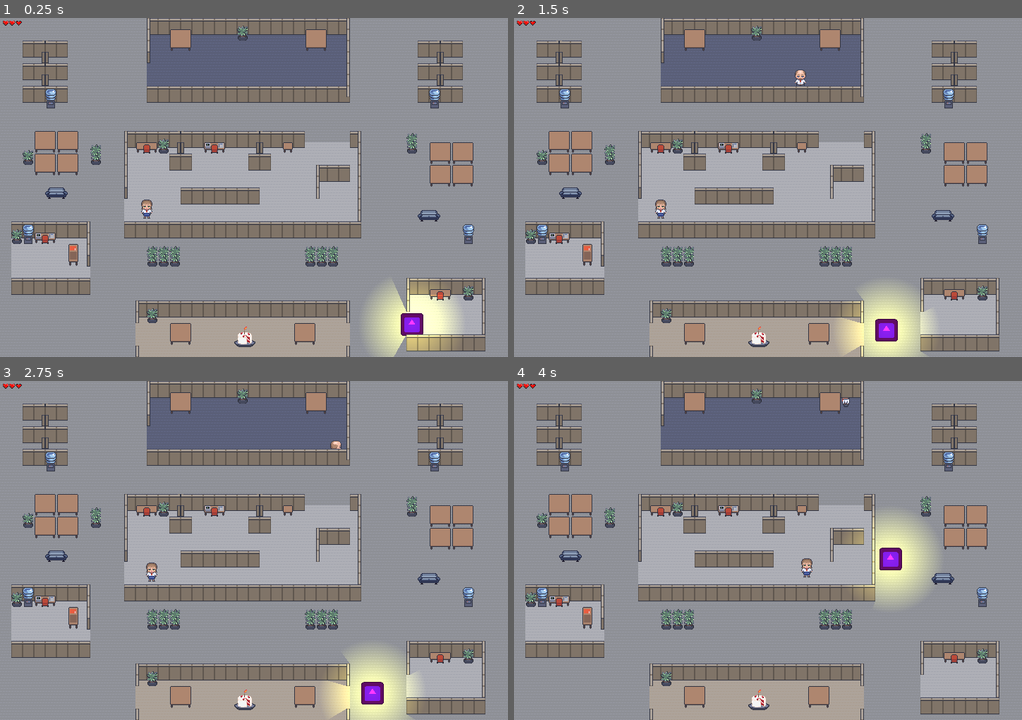
Above: before the commit, frames 1-4 (two rows, left to right).
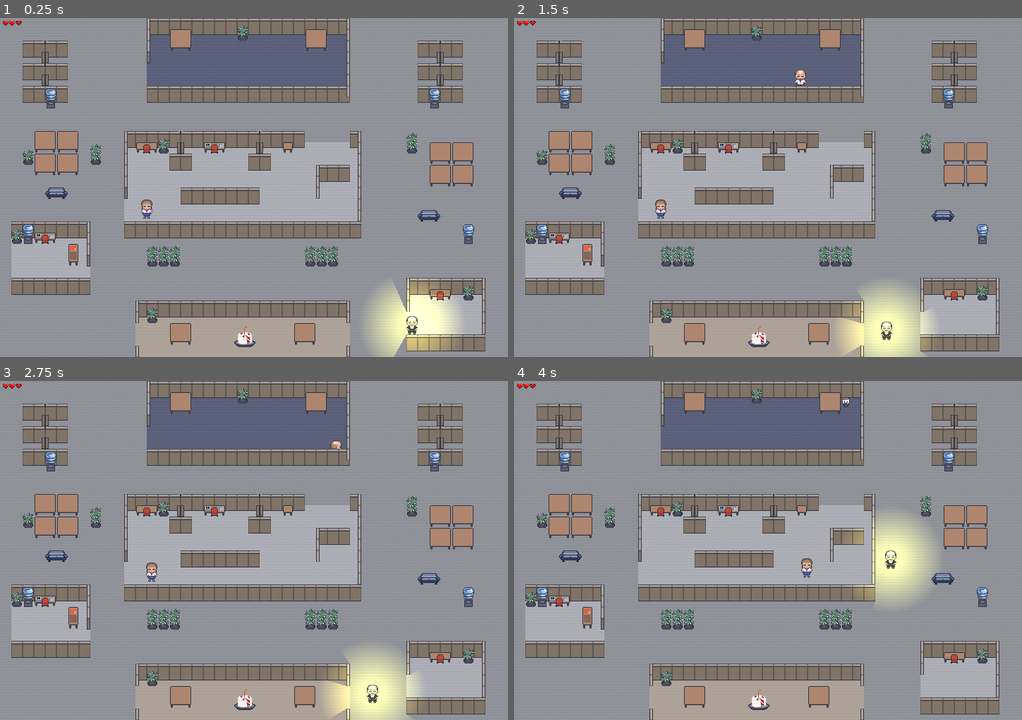
Above: after the commit, the same moments.

Repository: ChrisFlanTheMan/Busy-Work
Game: Godot game, scene res://BasicLevel.tscn
Same seed, same stepped clock (60 frames per second), same inputs: the game is played once before the commit and once after it. The engine's default icon, where the game draws it, is replaced by a stand-in: a white triangle on a blue panel in a dark square.
Inputs:
- Up to frame 1 (0.25 s): no input
- Up to frame 2 (1.5 s): tap Enter at 0.5, 0.6, 1.35 s; hold D 0.53-1.28 s; hold S from 1.28 s (still down)
- Up to frame 3 (2.75 s): tap Space at 2 s; release S at 2.03 s; hold D from 2.03 s (still down); tap Enter at 2.1 s
- Up to frame 4 (4 s): release D at 2.78 s; hold W 2.78-3.53 s; tap Enter at 2.85, 3.6 s; hold A from 3.53 s (still down)

The runs differ from the first frame. In frame 1, 0.3% of the frame differs, in the area x 78-84%, y 87-94%; in frame 2, 0.3%; in frame 3, 0.3%; in frame 4, 0.3%, in the area x 71-77%, y 49-56%.

Commit message:
remove duplicate sprite

Diff:
--- a/enemy.tscn
+++ b/enemy.tscn
@@ -1,6 +1,5 @@
 [gd_scene load_steps=6 format=3 uid="uid://dtll4y64nibr6"]
 
-[ext_resource type="Texture2D" uid="uid://cioa4k5ruxny7" path="res://icon.svg" id="1_qqw0f"]
 [ext_resource type="Script" path="res://enemy.gd" id="1_ylmut"]
 [ext_resource type="Texture2D" uid="uid://bosvdjwg3veaf" path="res://assets/Boss front.png" id="2_uatrf"]
 [ext_resource type="Texture2D" uid="uid://cqorl5yqcu5wm" path="res://light.png" id="3_xgmvl"]
@@ -14,12 +13,6 @@
 [node name="Enemy" type="CharacterBody2D"]
 script = ExtResource("1_ylmut")
 
-[node name="Sprite2D" type="Sprite2D" parent="."]
-modulate = Color(1, 0.337255, 1, 1)
-z_index = 1
-y_sort_enabled = true
-scale = Vector2(0.25, 0.25)
-texture = ExtResource("1_qqw0f")
 [node name="Body" type="Sprite2D" parent="."]
 texture = ExtResource("2_uatrf")
 hframes = 4
